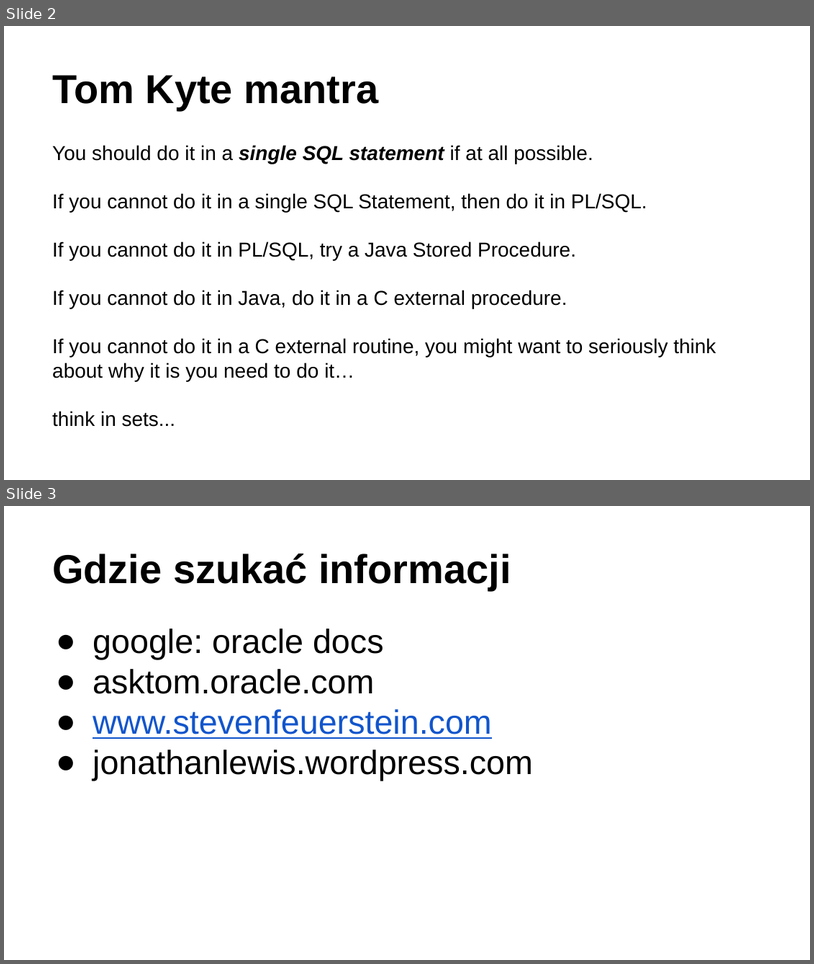
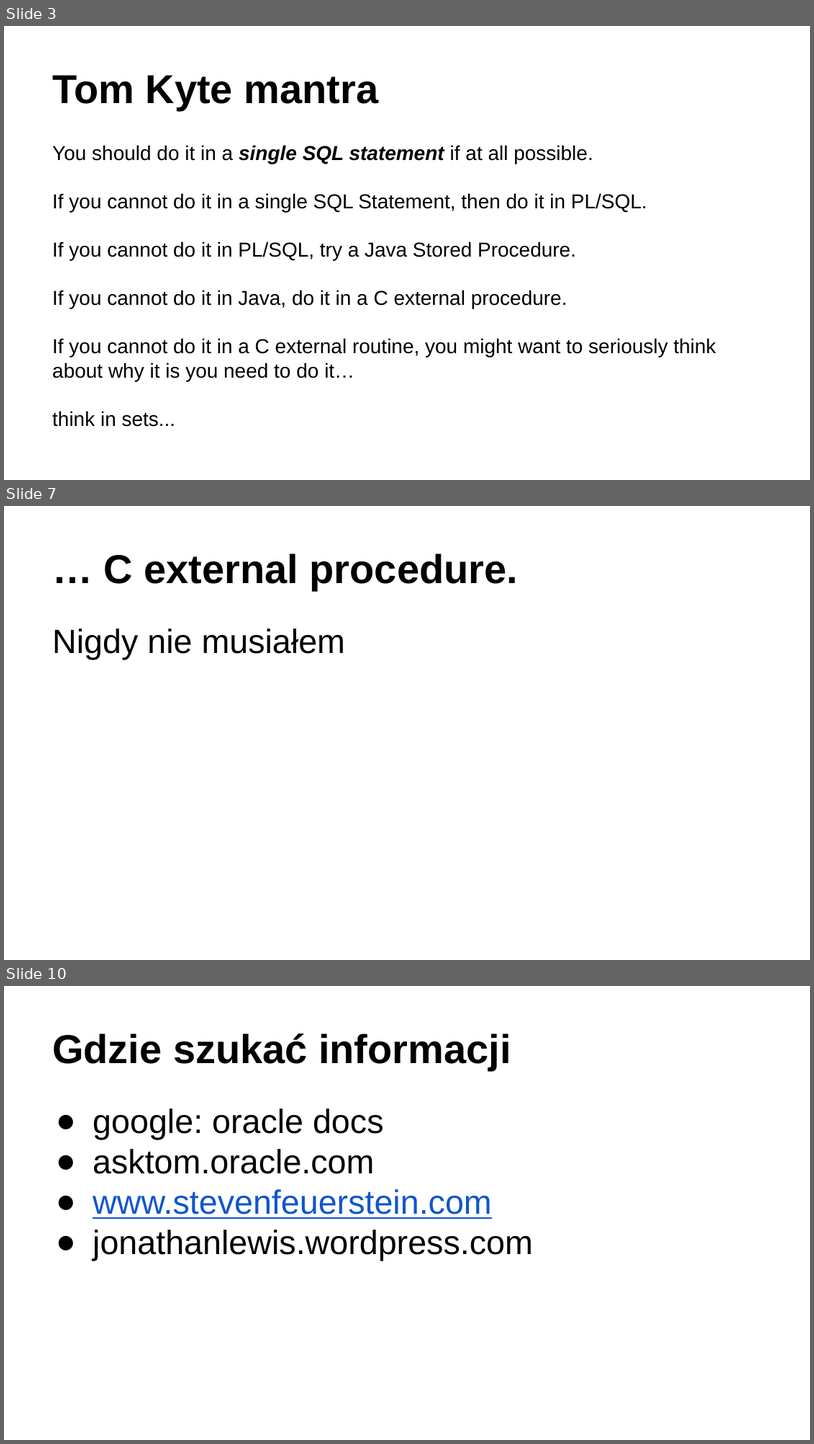
Before and after one commit to marcin-wroblewski/pres-oracle, a slide deck: whatyoudidntknow/prezentacja.pptx. Shown one above the other, each under a label of ours: slides 2 and 3 before the commit, slides 3, 7 and 10 after it; the slides between them are not shown. The pictures are 814x964 and 814x1444 pixels, drawn with LibreOffice and Linux fonts; fonts in the diff are those of the drawing. Boxes give left, top, right and bottom in pixels: in the first picture for what was removed or moved away, otherwise in the second. Text is boxed around its words. In the diff, an @@ line names an element or a change of style, - is before the commit and + after.

```diff
--- a/whatyoudidntknow/prezentacja.pptx
+++ b/whatyoudidntknow/prezentacja.pptx
@@ slide 7 added at box(4, 506, 810, 960), background #FFFFFF @@
@@ title added at box(104, 554, 518, 590), 36 pt, text #000000, bold @@
+… C external procedure.
@@ text added at box(52, 628, 346, 660), 30 pt, text #000000 @@
+Nigdy nie musiałem
@@ what was slide 2 is now slide 3 @@
@@ what was slide 3 is now slide 10 @@
```
Also in this commit, not shown: 6 other slides added, 6 other files.
